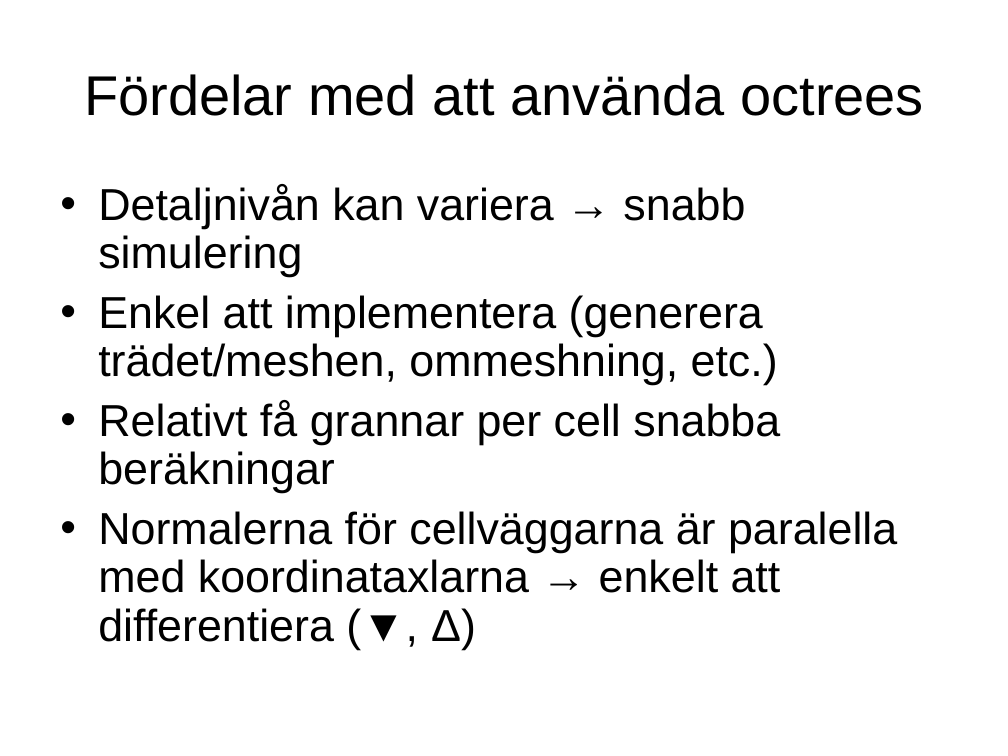
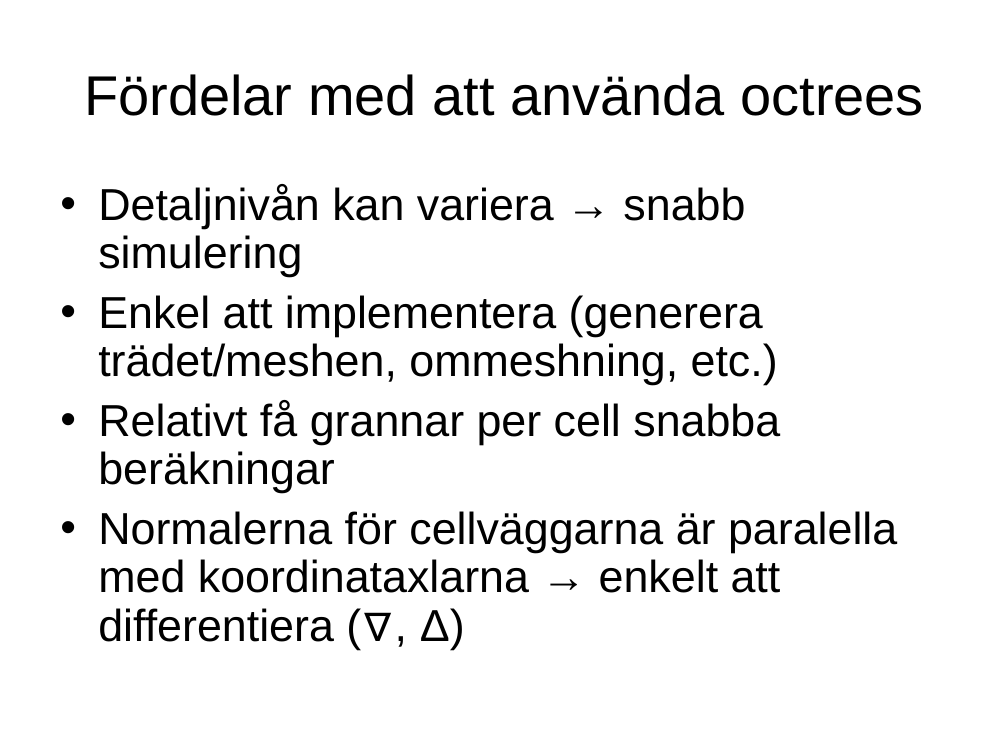
Before and after one commit to krikru/master_thesis, a slide deck: slide 7 of Document/Arbete.ppt. Drawn at 1008x756 pixels with LibreOffice and Linux fonts; fonts in the diff are those of the drawing; background and template pictures are left out. Boxes give left, top, right and bottom in pixels: in the first picture for what was removed or moved away, otherwise in the second. Text is boxed around its words. In the diff, an @@ line names an element or a change of style, - is before the commit and + after.

```diff
--- a/Document/Arbete.ppt
+++ b/Document/Arbete.ppt
@@ text at <box>98,511,897,650</box>: text changed @@
-• Normalerna för cellväggarna är paralella med koordinataxlarna → enkelt att differentiera (▼, Δ)
+• Normalerna för cellväggarna är paralella med koordinataxlarna → enkelt att differentiera (∇, Δ)
```
Also in this commit, not shown: 3 other slides changed, 3 slides added, 11 other files.
